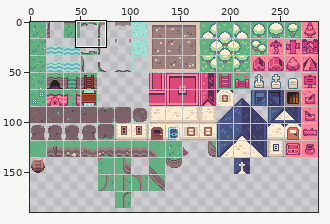
Sprite sheet -- static/images/tilemap.png. Above: a wide view before the commit, with the close-up outlined.
Close-up. Before the commit:
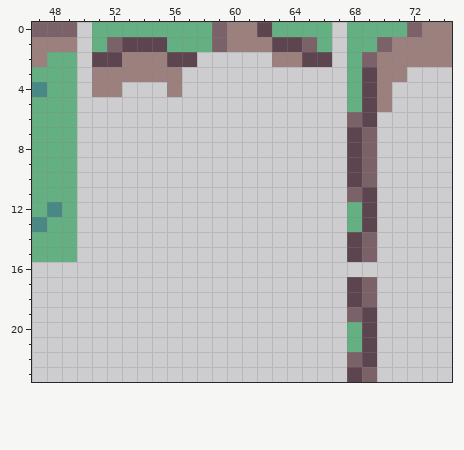
The file is 288x323 pixels. Shown: x 47..74, y 0..23. The wide view leaves out empty margins.
Now the later version:
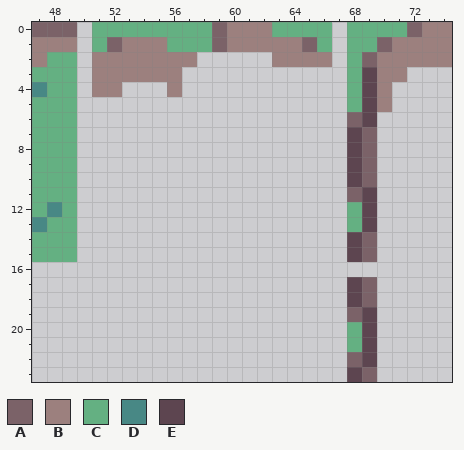
Palette (. is transparent): A #7b6268  B #9c807e  C #64b082  D #488885  E #5d4550
Commit message: update river sprites a bit
Changes in this commit:
y 0: x 62 E -> B
y 1: x 53..55 EEE -> BBB; x 63..64 EE -> BB
y 2: x 51..52 EE -> BB; x 56..57 EE -> BB; x 65..66 EE -> BB
Boxes around the changes in both close-ups, in picture pixels (x1, y1, x2, y2):
changed: (257, 22, 332, 67)
changed: (92, 37, 197, 67)
